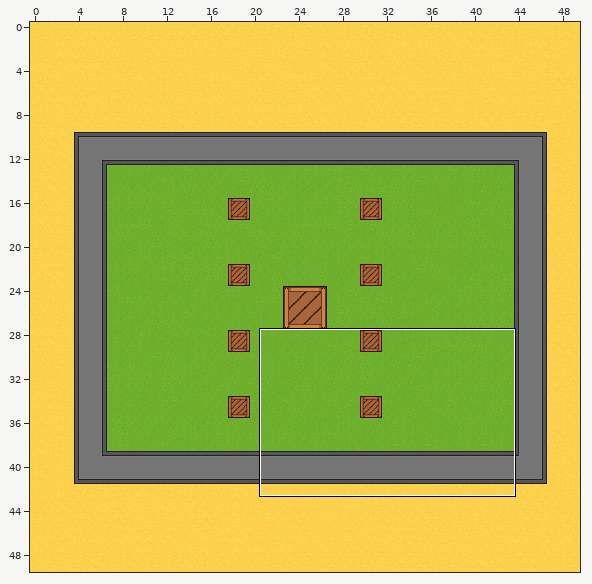
An edit to a level. Tiled map, assets/maps/sumoarena1.tmx. The picture above shows the old version from afar; the outline marks the close-up.
Close-up. The starting point:
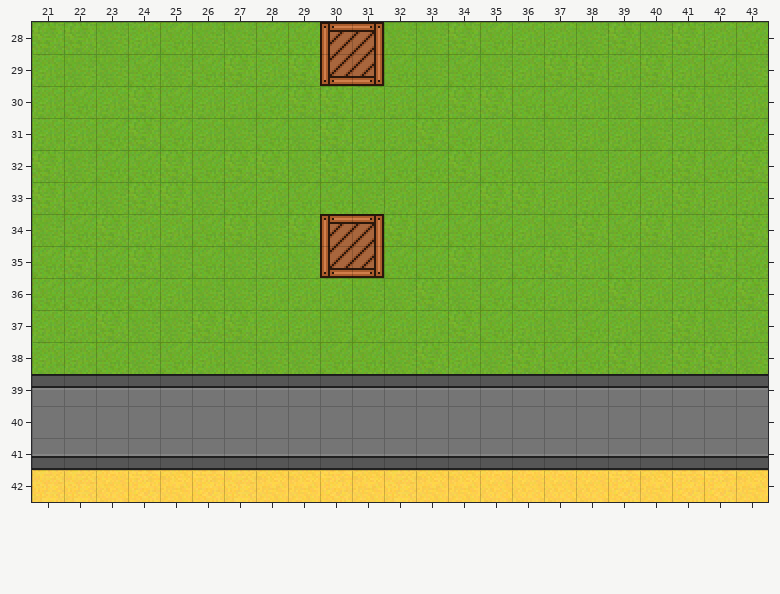
Cells are 16x16 px. Shown: x 21..43, y 28..42. The commit also changed other parts of the map, which this record leaves out.
The result:
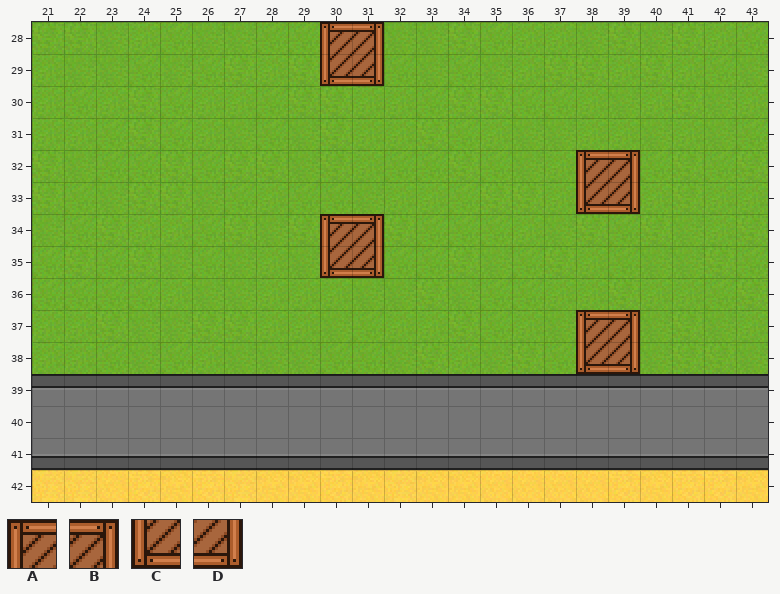
Key: from "obstaclesSheet": A 64, B 65, C 80, D 81.
_ is an empty cell.
Difference:
Layer "obstacles":
There is now tile A in row 32 at x 38; in row 37 at x 38.
There is now tile B in row 32 at x 39; in row 37 at x 39.
There is now tile C in row 33 at x 38; in row 38 at x 38.
There is now tile D in row 33 at x 39; in row 38 at x 39.
